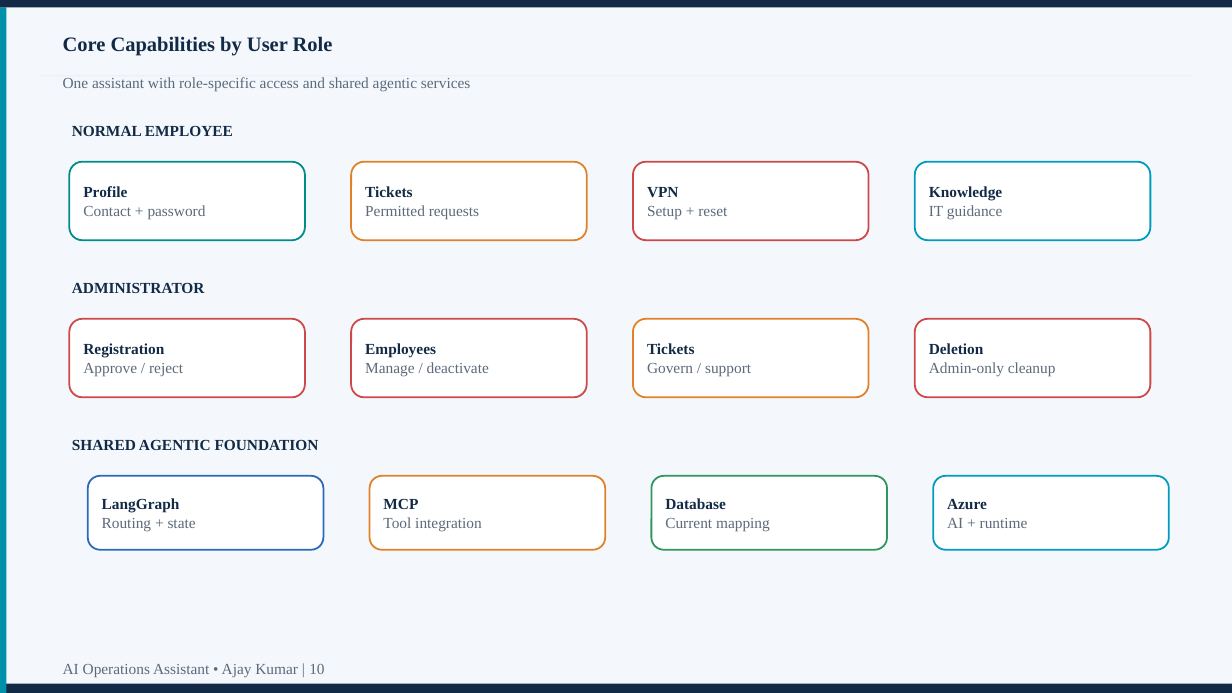
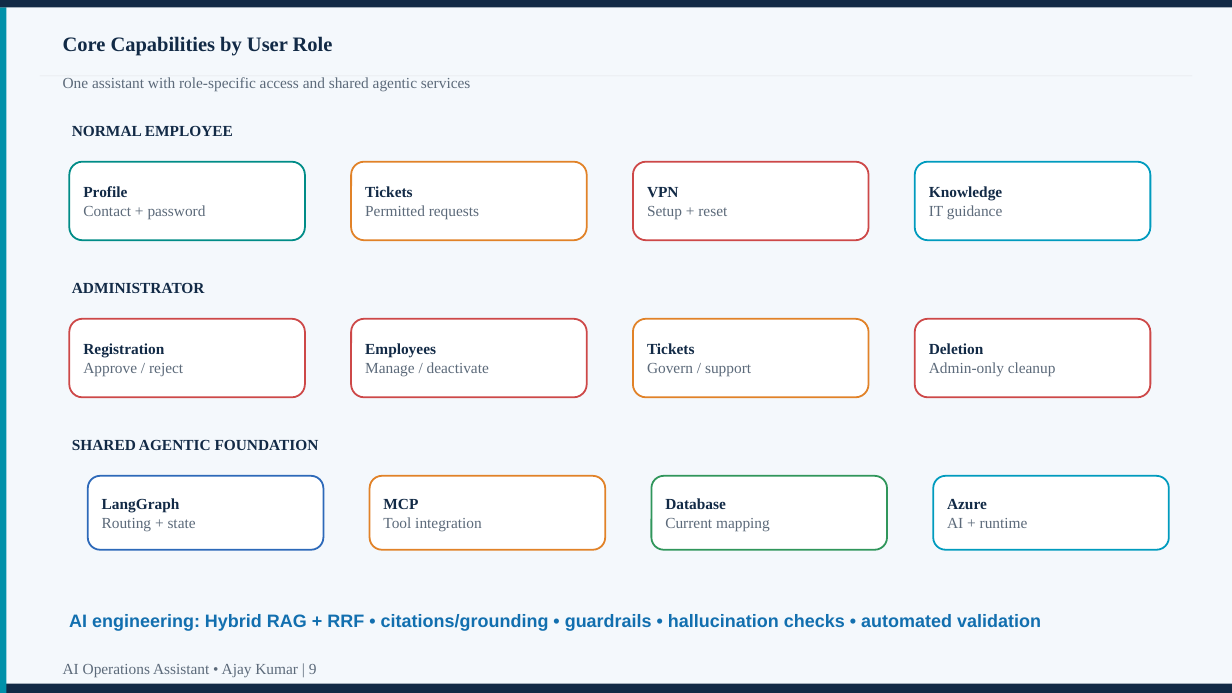
Before and after one commit to helloajay21-max/-it-support-assistant, a slide deck: slide 9 of AI_Operations_Assistant_Using_Agentic_AI_Ajay_Kumar_Presentation.pptx (slide 10 before the commit). Drawn at 1232x693 pixels with LibreOffice and Linux fonts; fonts in the diff are those of the drawing. Boxes give left, top, right and bottom in pixels: in the first picture for what was removed or moved away, otherwise in the second. Text is boxed around its words. In the diff, an @@ line names an element or a change of style, - is before the commit and + after.

```diff
--- a/AI_Operations_Assistant_Using_Agentic_AI_Ajay_Kumar_Presentation.pptx
+++ b/AI_Operations_Assistant_Using_Agentic_AI_Ajay_Kumar_Presentation.pptx
@@ text added at (69, 614, 1041, 631), 14 pt, text #126FAF, bold @@
+AI engineering: Hybrid RAG + RRF • citations/grounding • guardrails • hallucination checks • automated validation
@@ text at (63, 664, 317, 678): text changed @@
-AI Operations Assistant • Ajay Kumar | 10
+AI Operations Assistant • Ajay Kumar | 9
```
Also in this commit, not shown: 10 other slides changed, 1 slide removed, 1 other file.
